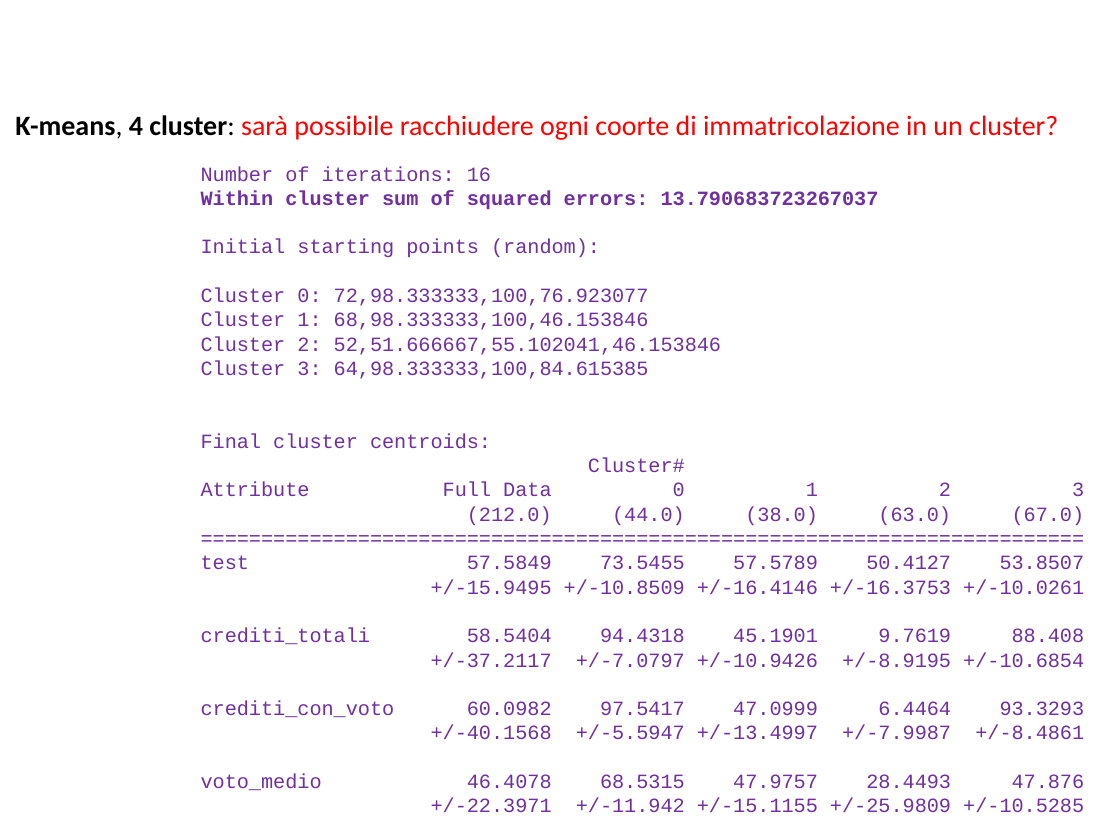
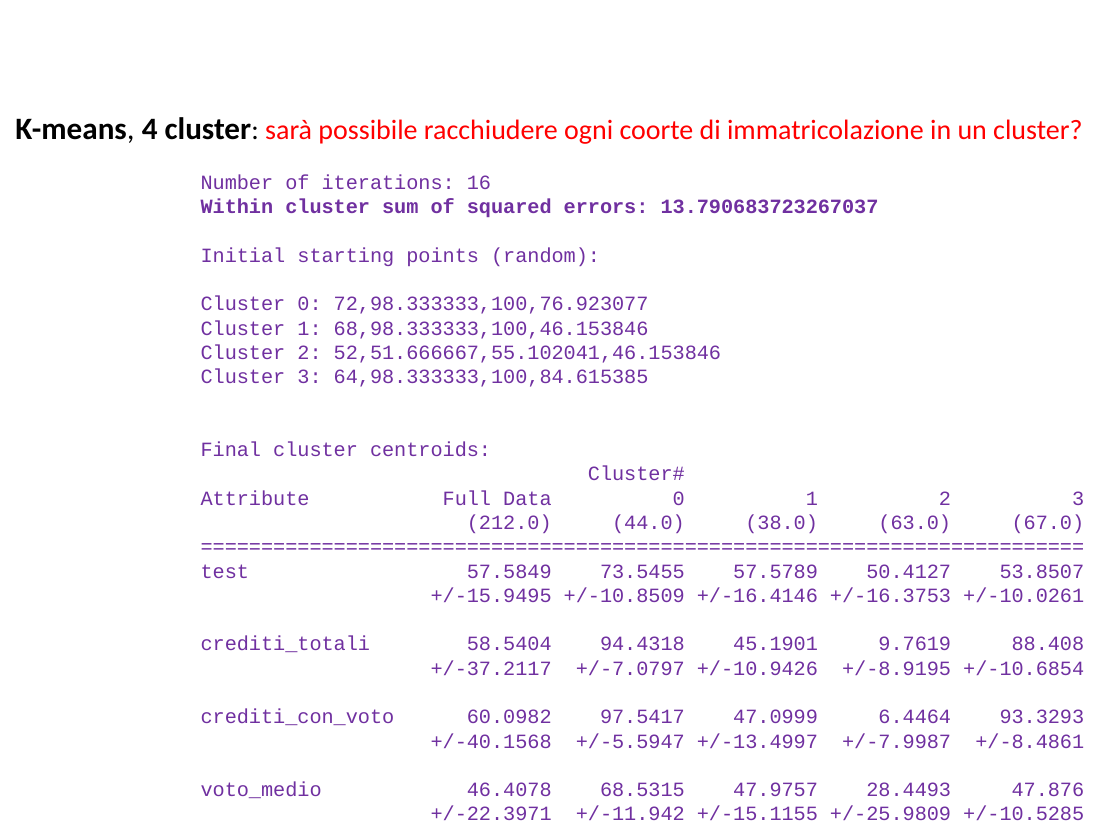
Before and after one commit to BlacknDecker/unifi, a slide deck: slide 47 of relazione.pptx (slide 43 before the commit). Drawn at 1120x840 pixels with LibreOffice and Linux fonts; fonts in the diff are those of the drawing; background and template pictures are left out. Boxes give left, top, right and bottom in pixels: in the first picture for what was removed or moved away, otherwise in the second. Text is boxed around its words. In the diff, an @@ line names an element or a change of style, - is before the commit and + after.

Commit message:
Clustering clustering...

```diff
--- a/relazione.pptx
+++ b/relazione.pptx
@@ text "K-means, 4 cluster: sarà possibile ..." at (15,117,1082,144): size 18 to 20 pt in "K-means, 4 cluster:" @@
@@ text "Number of iterations: 16": place and size @@
-text "Number of iterations: 16" at (201,166,1085,813)
+text "Number of iterations: 16" at (201,174,1085,821)
```
Also in this commit, not shown: 6 other slides changed, 5 slides added, 1 slide removed, 8 other files.
